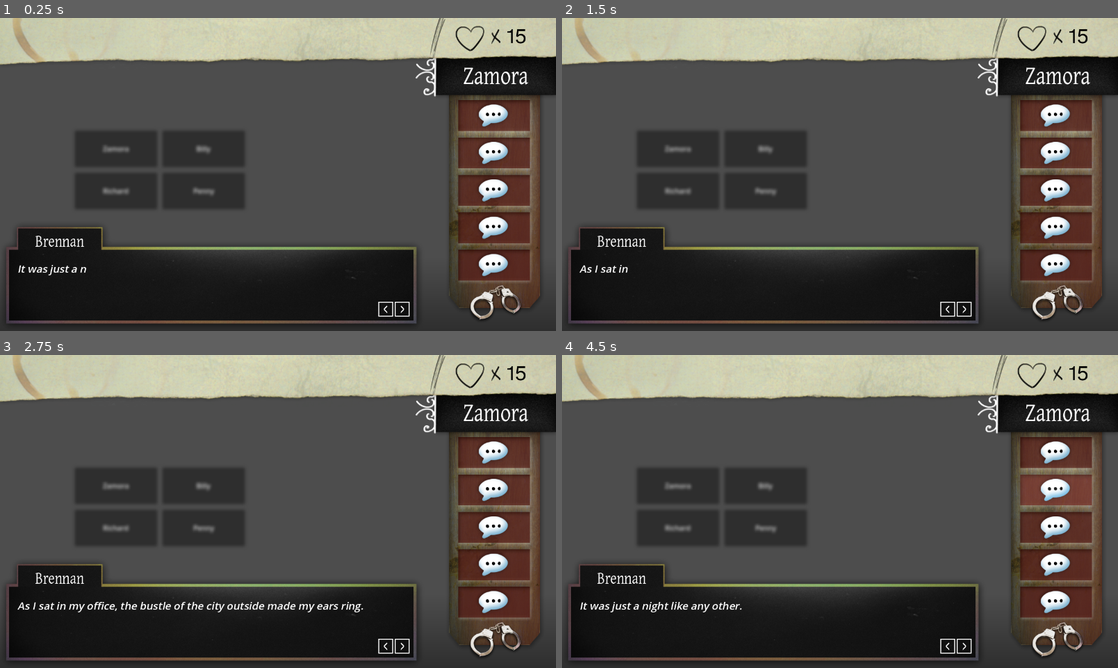
Above: before the commit, frames 1-4 (two rows, left to right).
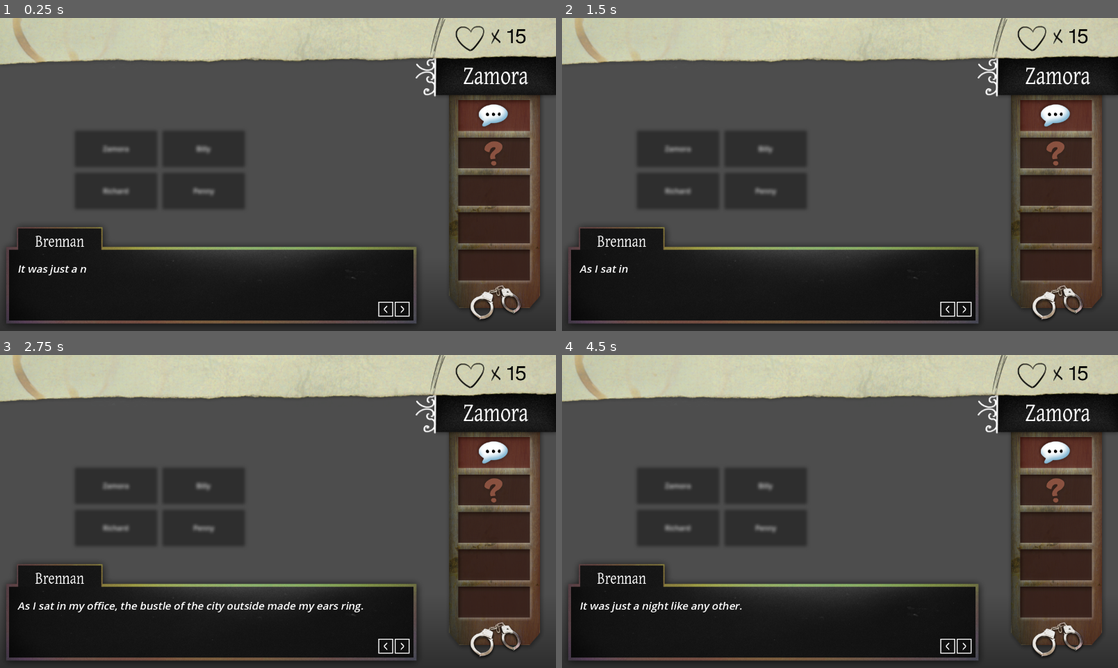
Above: after the commit, the same moments.

Repository: KettLovahr/murder-for-dessert
Game: Godot game, scene res://Scenes/MainScene.tscn
Two runs of this game, one before a commit and one after it. Both use one fixed random seed, a clock stepped at 60 frames per second and the inputs below.
Inputs (mouse positions are in pixels of both pictures, inside the frame that each line leads up to):
- Up to frame 1 (0.25 s): no input
- Up to frame 2 (1.5 s): click "Zamora" at 0.5 s; click (962, 309) at 1.25 s
- Up to frame 3 (2.75 s): click (400, 646) at 2 s
- Up to frame 4 (4.5 s): click (945, 646) at 2.75 s; click (1056, 452) at 3.5 s; click (1056, 489) at 4.27 s

The runs differ from the first frame. In frame 1, 4.6% of the frame differs, in the area x 82-96%, y 38-84%; in frame 2, 4.6%; in frame 3, 4.6%; in frame 4, 4.7%.

Commit message:
Add resource for dialogue trees, render buttons properly

Diff:
--- /dev/null
+++ b/Assets/DialogueScenes/Trees/zamora_tree.tres
@@ -0,0 +1,15 @@
+[gd_resource type="Resource" script_class="DialogueTree" load_steps=3 format=3 uid="uid://rdaykxv2xbu8"]
+
+[ext_resource type="Resource" uid="uid://48h8dbm4wdo" path="res://Assets/DialogueScenes/new_test_dialogue.tres" id="1_aee5t"]
+[ext_resource type="Script" uid="uid://c11gn3w1niotu" path="res://Util/DialogueTree.gd" id="1_c2aur"]
+
+[resource]
+script = ExtResource("1_c2aur")
+culprit = "Zamora"
+level_1_scene = ExtResource("1_aee5t")
+level_1_unlocked = true
+level_2_unlocked = false
+level_3_unlocked = false
+level_4_unlocked = false
+level_5_unlocked = false
+metadata/_custom_type_script = "uid://c11gn3w1niotu"
--- a/Scenes/DialogueUi.gd
+++ b/Scenes/DialogueUi.gd
@@ -1,6 +1,8 @@
 extends Control
 
 @export var dialogue: DialogueScene
+@export var tree: DialogueTree
+
 @export var culprit: String
 
 @onready var dialogue_label: RichTextLabel = $DialogueBox/DialogueLabel
@@ -21,7 +23,7 @@
 		$CulpritLabel.text = dialogue.culprit
 		current_line = 0
 		_update_line()
-
+		_update_tree_buttons()
 
 func _process(_delta):
 	var vis_char = dialogue_label.visible_characters
@@ -51,6 +53,35 @@
 	$DialogueBox/NavButtonContainer/Previous.disabled = current_line == 0
 	# $DialogueBox/NavButtonContainer/Next.disabled = current_line == len(dialogue.lines) - 1
 
+func _update_tree_buttons():
+	if tree:
+		var brick_wall = false
+		var previous_unlocked = true
+		for i in range(1, 6):
+			var button: TextureButton = get_node("ConversationButton%d" % [i])
+			button.disabled = true
+			if brick_wall:
+				button.texture_disabled = load("res://Assets/Textures/Conversation/conversation_brick_wall.png")
+
+			var scene: DialogueScene = tree.get("level_%s_scene" % [i])
+			var unlocked: bool = tree.get("level_%s_unlocked" % [i])
+
+			if unlocked:
+				if scene:
+					button.disabled = false
+					previous_unlocked = true
+				else:
+					brick_wall = true
+			else:
+				if previous_unlocked:
+					button.texture_disabled = load("res://Assets/Textures/Conversation/conversation_next.png")
+					previous_unlocked = false
+				else:
+					button.texture_disabled = load("res://Assets/Textures/Conversation/conversation_unknown.png")
+			if brick_wall:
+				button.texture_disabled = load("res://Assets/Textures/Conversation/conversation_brick_wall.png")
+
+
 func _update_speaker_sprite(to: Texture2D):
 	if $CharacterSprite.texture != to:
 		$CharacterSprite.texture = to
--- a/Scenes/DialogueUi.tscn
+++ b/Scenes/DialogueUi.tscn
@@ -15,6 +15,7 @@
 [ext_resource type="Texture2D" uid="uid://deu8fhng5ldy" path="res://Assets/Textures/Conversation/dialogue_pin_hover.png" id="11_vxeye"]
 [ext_resource type="Texture2D" uid="uid://cawtmchaywsyx" path="res://Assets/Textures/Conversation/conversation_dialogue_click.png" id="12_rxobw"]
 [ext_resource type="Texture2D" uid="uid://dywuqu3ryieg4" path="res://Assets/Textures/Conversation/conversation_dialogue_hover.png" id="13_ia0ow"]
+[ext_resource type="Texture2D" uid="uid://x7jeja7txl5b" path="res://Assets/Textures/Conversation/conversation_unknown.png" id="16_vxeye"]
 
 [sub_resource type="ShaderMaterial" id="ShaderMaterial_vxeye"]
 shader = ExtResource("2_bpahb")
@@ -233,6 +234,7 @@
 texture_normal = ExtResource("11_3kq8a")
 texture_pressed = ExtResource("12_rxobw")
 texture_hover = ExtResource("13_ia0ow")
+texture_disabled = ExtResource("16_vxeye")
 
 [node name="ConversationButton2" type="TextureButton" parent="."]
 layout_mode = 2
--- a/Scenes/main_scene.gd
+++ b/Scenes/main_scene.gd
@@ -1,12 +1,16 @@
 extends Node2D
 
 func _ready() -> void:
-	init_scene(load("res://Assets/DialogueScenes/new_test_dialogue.tres"))
+	init_scene(
+		load("res://Assets/DialogueScenes/new_test_dialogue.tres"),
+		load("res://Assets/DialogueScenes/Trees/zamora_tree.tres")
+	)
 
 func _on_dialogue_ui_scene_completed() -> void:
 	$UILayer/DialogueUiAnim.play("fade_out")
 
-func init_scene(scene: DialogueScene):
+func init_scene(scene: DialogueScene, tree: DialogueTree):
 	$UILayer/DialogueUi.dialogue = scene
+	$UILayer/DialogueUi.tree = tree
 	$UILayer/DialogueUi.reset()
 	$UILayer/DialogueUiAnim.play("fade_in")
--- /dev/null
+++ b/Util/DialogueTree.gd
@@ -0,0 +1,27 @@
+extends Resource
+class_name DialogueTree
+
+@export var culprit: String
+
+# Unlocking a scene that is set to "null" should trigger the "brick wall" on the
+# interface
+
+@export_category("Level 1")
+@export var level_1_scene: DialogueScene
+@export var level_1_unlocked: bool = true
+
+@export_category("Level 2")
+@export var level_2_scene: DialogueScene
+@export var level_2_unlocked: bool
+
+@export_category("Level 3")
+@export var level_3_scene: DialogueScene
+@export var level_3_unlocked: bool
+
+@export_category("Level 4")
+@export var level_4_scene: DialogueScene
+@export var level_4_unlocked: bool
+
+@export_category("Level 5")
+@export var level_5_scene: DialogueScene
+@export var level_5_unlocked: bool
Not shown: 1 places in Scenes/DialogueUi.tscn that only renumber resources
Not shown, added: Util/DialogueTree.gd.uid
